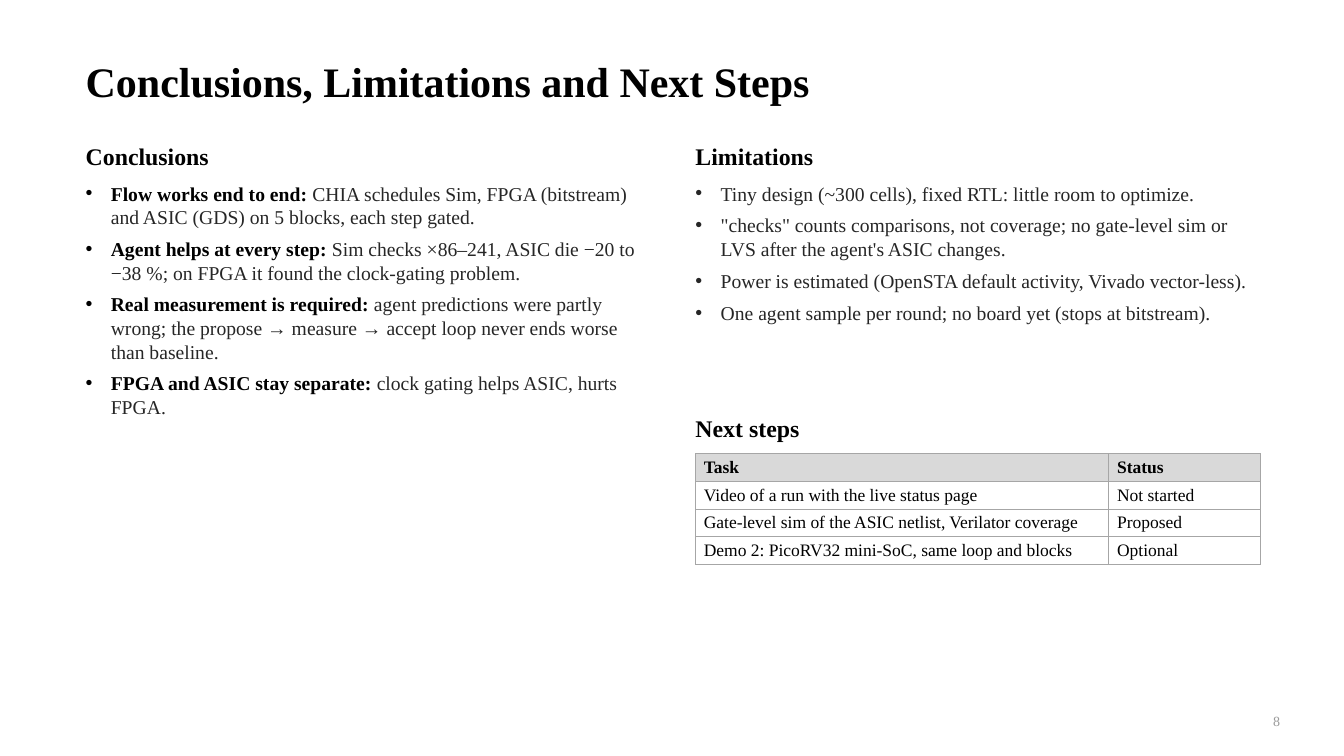
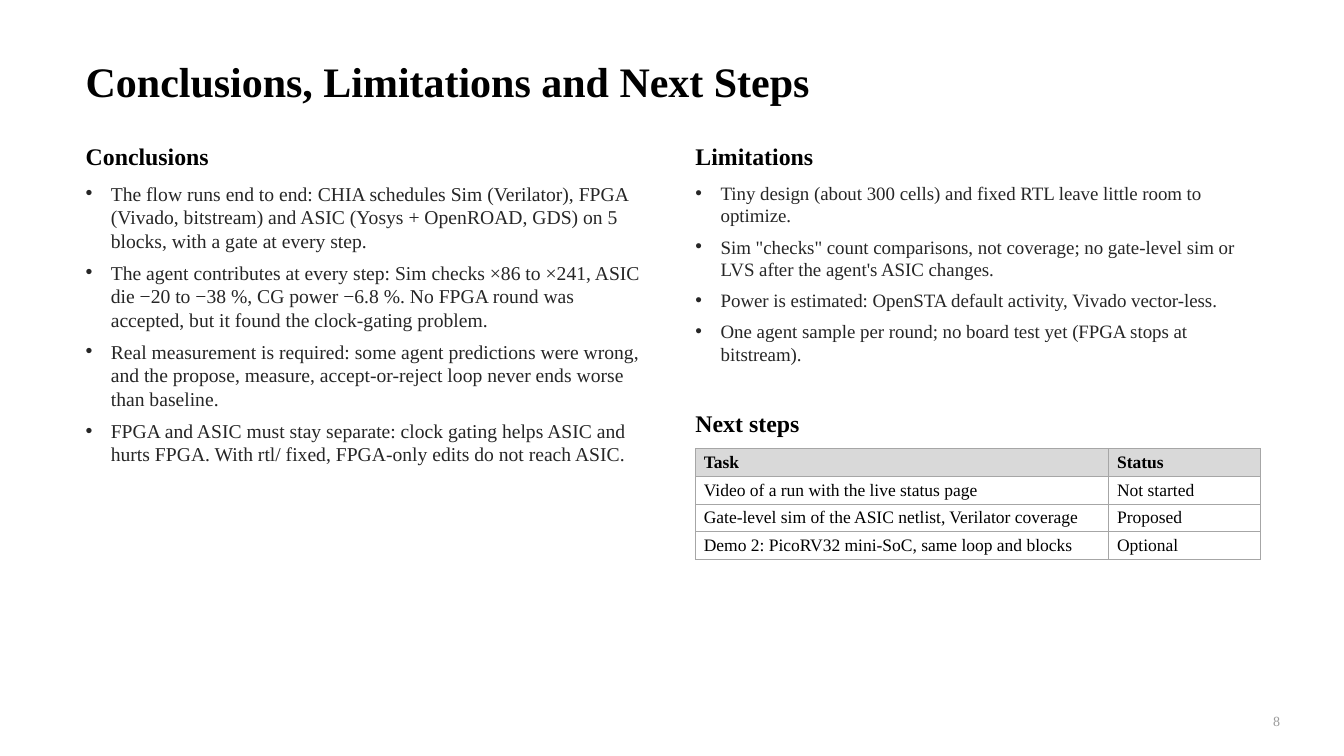
Before and after one commit to chipchip-tech/CHIA-workflow, a slide deck: slide 8 of projects/demo-alu/report/ProgressReport_22-11.pptx. Drawn at 1344x756 pixels with LibreOffice and Linux fonts; fonts in the diff are those of the drawing. Boxes give left, top, right and bottom in pixels: in the first picture for what was removed or moved away, otherwise in the second. Text is boxed around its words. In the diff, an @@ line names an element or a change of style, - is before the commit and + after.

```diff
--- a/projects/demo-alu/report/ProgressReport_22-11.pptx
+++ b/projects/demo-alu/report/ProgressReport_22-11.pptx
@@ text at (111, 187, 640, 466): text changed @@
-• Flow works end to end: CHIA schedules Sim, FPGA (bitstream) and ASIC (GDS) on 5 blocks, each step gated.
-• Agent helps at every step: Sim checks ×86–241, ASIC die −20 to −38 %; on FPGA it found the clock-gating problem.
-• Real measurement is required: agent predictions were partly wrong; the propose → measure → accept loop never ends worse than baseline.
-• FPGA and ASIC stay separate: clock gating helps ASIC, hurts FPGA.
+• The flow runs end to end: CHIA schedules Sim (Verilator), FPGA (Vivado, bitstream) and ASIC (Yosys + OpenROAD, GDS) on 5 blocks, with a gate at every step.
+• The agent contributes at every step: Sim checks ×86 to ×241, ASIC die −20 to −38 %, CG power −6.8 %. No FPGA round was accepted, but it found the clock-gating problem.
+• Real measurement is required: some agent predictions were wrong, and the propose, measure, accept-or-reject loop never ends worse than baseline.
+• FPGA and ASIC must stay separate: clock gating helps ASIC and hurts FPGA. With rtl/ fixed, FPGA-only edits do not reach ASIC.
@@ text at (721, 186, 1235, 365): text changed; size 14 to 13.5 pt @@
-• Tiny design (~300 cells), fixed RTL: little room to optimize.
-• "checks" counts comparisons, not coverage; no gate-level sim or LVS after the agent's ASIC changes.
-• Power is estimated (OpenSTA default activity, Vivado vector-less).
-• One agent sample per round; no board yet (stops at bitstream).
+• Tiny design (about 300 cells) and fixed RTL leave little room to optimize.
+• Sim "checks" count comparisons, not coverage; no gate-level sim or LVS after the agent's ASIC changes.
+• Power is estimated: OpenSTA default activity, Vivado vector-less.
+• One agent sample per round; no board test yet (FPGA stops at bitstream).
@@ text "Next steps": place and size @@
-text "Next steps" at (695, 421, 799, 442)
+text "Next steps" at (695, 416, 799, 437)
@@ table: place and size @@
-table at (696, 454, 1260, 564)
+table at (696, 449, 1260, 559)
```
Also in this commit, not shown: 6 other slides changed, 3 other files.
